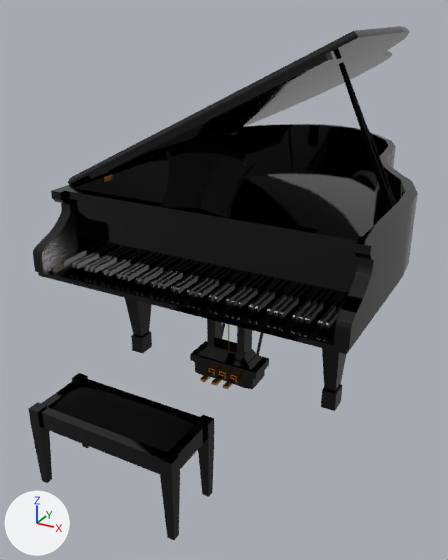
The glTF model public/models/czerwony-polysk.glb as it was, and as the next commit left it.
Camera for both pictures: a 50 mm camera at (4.89, -9.11, 7.72) aimed at (-0.61, 0.89, 2.72). Lighting does not change. The marker at lower left points along +X, +Y and +Z. The first picture is the older version. Where no turn or scale is listed for an object, it has been applied to the vertices.
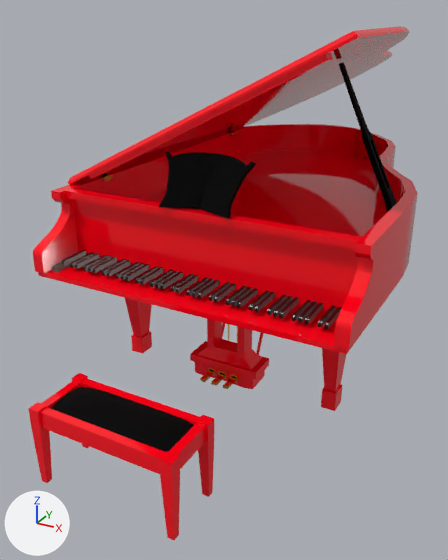
Commit message: Add model selection dropdown in AR preview

What differs and where, as boxes [x1, y1, x2, y2] in the pictures (448 x 560 px):
'Plane', recoloured (black to red)
    both: [33, 124, 418, 411]
'Plane.002', recoloured (lighter)
    both: [68, 26, 410, 185]
'Plane.004', recoloured (black to red)
    both: [28, 373, 214, 540]
'Cylinder.001', recoloured
    both: [222, 323, 264, 355]

What the commit changed:
Material 'Material.001' (mat_material_001) changes colour from black #000000 to red #ff0218; in linear values from (0.0, 0.0, 0.0) to (1.0, 0.000672, 0.00903).
